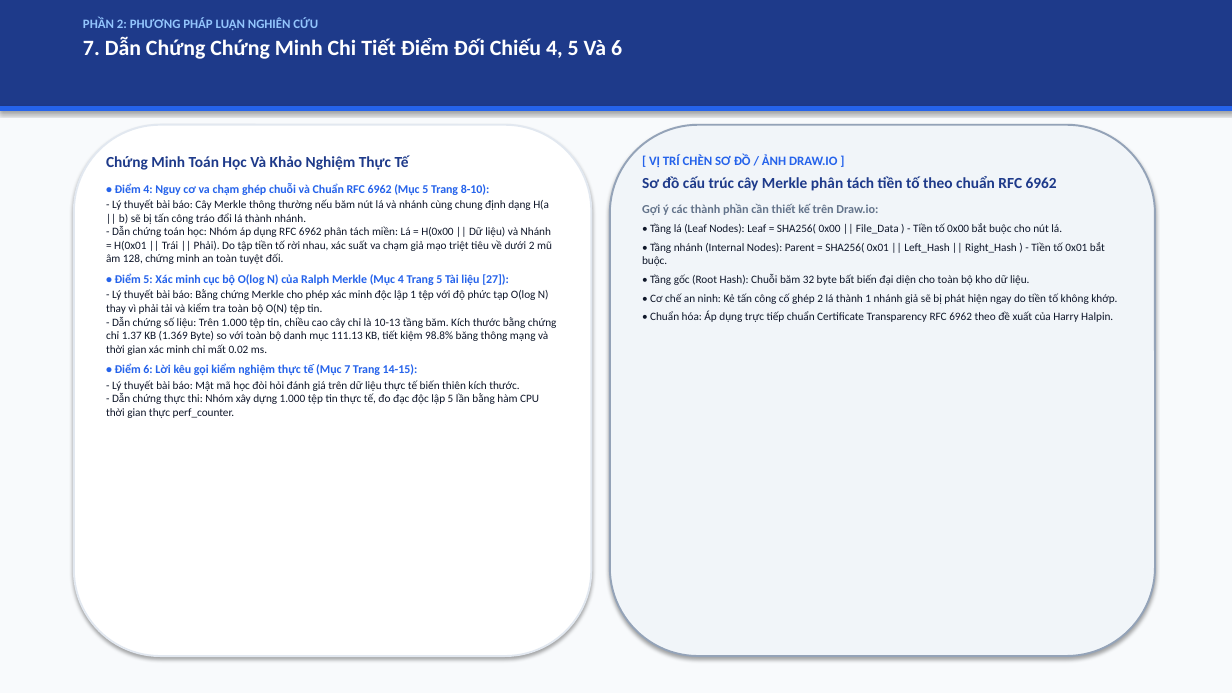
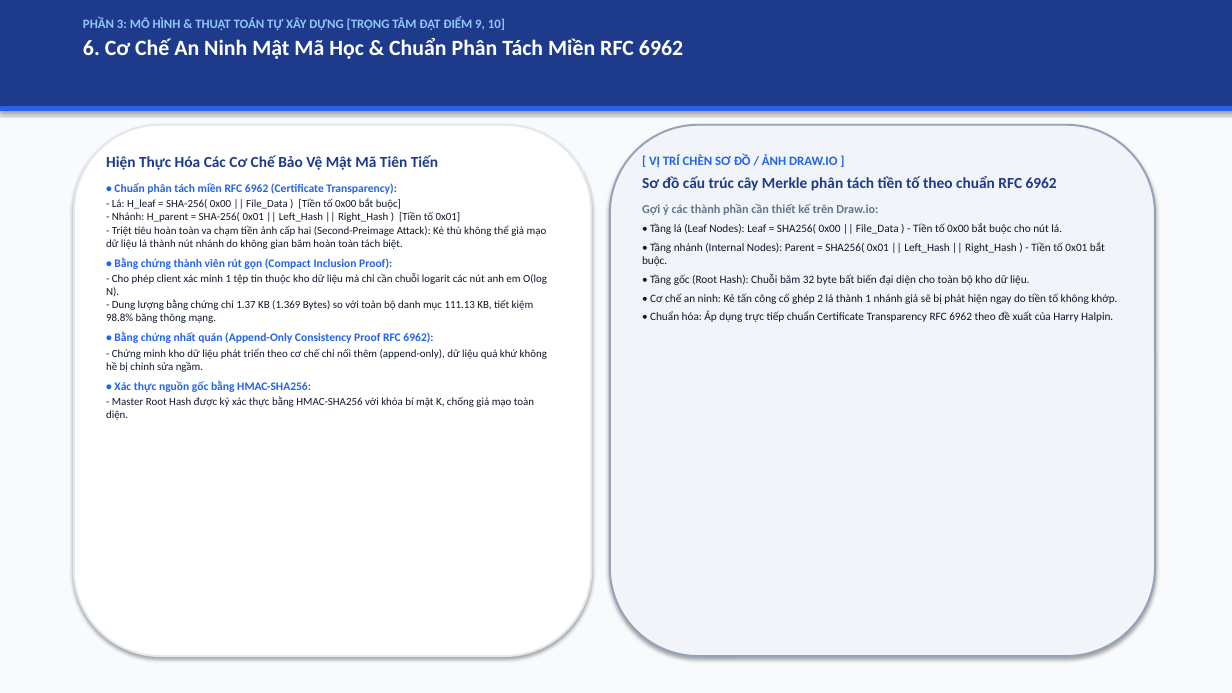
Before and after one commit to kietvo5924/ATBMHTTT_DT005_FileIntegrity, a slide deck: slide 7 of docs/Bao_Cao_Giua_Ky_DT05.pptx (slide 8 before the commit). Drawn at 1232x693 pixels with LibreOffice and Linux fonts; fonts in the diff are those of the drawing. Boxes give left, top, right and bottom in pixels: in the first picture for what was removed or moved away, otherwise in the second. Text is boxed around its words. In the diff, an @@ line names an element or a change of style, - is before the commit and + after.

```diff
--- a/docs/Bao_Cao_Giua_Ky_DT05.pptx
+++ b/docs/Bao_Cao_Giua_Ky_DT05.pptx
@@ text at [83,17,683,59]: text changed; size 17 to 10 pt; text colour #FFFFFF to #93C5FD @@
-PHẦN 2: PHƯƠNG PHÁP LUẬN NGHIÊN CỨU
-7. Dẫn Chứng Chứng Minh Chi Tiết Điểm Đối Chiếu 4, 5 Và 6
+PHẦN 3: MÔ HÌNH & THUẬT TOÁN TỰ XÂY DỰNG [TRỌNG TÂM ĐẠT ĐIỂM 9, 10]
+6. Cơ Chế An Ninh Mật Mã Học & Chuẩn Phân Tách Miền RFC 6962
@@ text at [106,155,547,420]: text changed; size 8.8 to 8.5 pt @@
-Chứng Minh Toán Học Và Khảo Nghiệm Thực Tế
-• Điểm 4: Nguy cơ va chạm ghép chuỗi và Chuẩn RFC 6962 (Mục 5 Trang 8-10):
-- Lý thuyết bài báo: Cây Merkle thông thường nếu băm nút lá và nhánh cùng chung định dạng H(a || b) sẽ bị tấn công tráo đổi lá thành nhánh.
-- Dẫn chứng toán học: Nhóm áp dụng RFC 6962 phân tách miền: Lá = H(0x00 || Dữ liệu) và Nhánh = H(0x01 || Trái || Phải). Do tập tiền tố rời nhau, xác suất va chạm giả mạo triệt tiêu về dưới 2 mũ âm 128, chứng minh an toàn tuyệt đối.
-• Điểm 5: Xác minh cục bộ O(log N) của Ralph Merkle (Mục 4 Trang 5 Tài liệu [27]):
-- Lý thuyết bài báo: Bằng chứng Merkle cho phép xác minh độc lập 1 tệp với độ phức tạp O(log N) thay vì phải tải và kiểm tra toàn bộ O(N) tệp tin.
-- Dẫn chứng số liệu: Trên 1.000 tệp tin, chiều cao cây chỉ là 10-13 tầng băm. Kích thước bằng chứng chỉ 1.37 KB (1.369 Byte) so với toàn bộ danh mục 111.13 KB, tiết kiệm 98.8% băng thông mạng và thời gian xác minh chỉ mất 0.02 ms.
-• Điểm 6: Lời kêu gọi kiểm nghiệm thực tế (Mục 7 Trang 14-15):
-- Lý thuyết bài báo: Mật mã học đòi hỏi đánh giá trên dữ liệu thực tế biến thiên kích thước.
-- Dẫn chứng thực thi: Nhóm xây dựng 1.000 tệp tin thực tế, đo đạc độc lập 5 lần bằng hàm CPU thời gian thực perf_counter.
+Hiện Thực Hóa Các Cơ Chế Bảo Vệ Mật Mã Tiên Tiến
+• Chuẩn phân tách miền RFC 6962 (Certificate Transparency):
+- Lá: H_leaf = SHA-256( 0x00 || File_Data ) [Tiền tố 0x00 bắt buộc]
+- Nhánh: H_parent = SHA-256( 0x01 || Left_Hash || Right_Hash ) [Tiền tố 0x01]
+- Triệt tiêu hoàn toàn va chạm tiền ảnh cấp hai (Second-Preimage Attack): Kẻ thù không thể giả mạo dữ liệu lá thành nút nhánh do không gian băm hoàn toàn tách biệt.
+• Bằng chứng thành viên rút gọn (Compact Inclusion Proof):
+- Cho phép client xác minh 1 tệp tin thuộc kho dữ liệu mà chỉ cần chuỗi logarit các nút anh em O(log N).
+- Dung lượng bằng chứng chỉ 1.37 KB (1.369 Bytes) so với toàn bộ danh mục 111.13 KB, tiết kiệm 98.8% băng thông mạng.
+• Bằng chứng nhất quán (Append-Only Consistency Proof RFC 6962):
+- Chứng minh kho dữ liệu phát triển theo cơ chế chỉ nối thêm (append-only), dữ liệu quá khứ không hề bị chỉnh sửa ngầm.
+• Xác thực nguồn gốc bằng HMAC-SHA256:
+- Master Root Hash được ký xác thực bằng HMAC-SHA256 với khóa bí mật K, chống giả mạo toàn diện.
```
Also in this commit, not shown: 13 other slides changed, 4 slides added, 4 slides removed, 6 other files.
